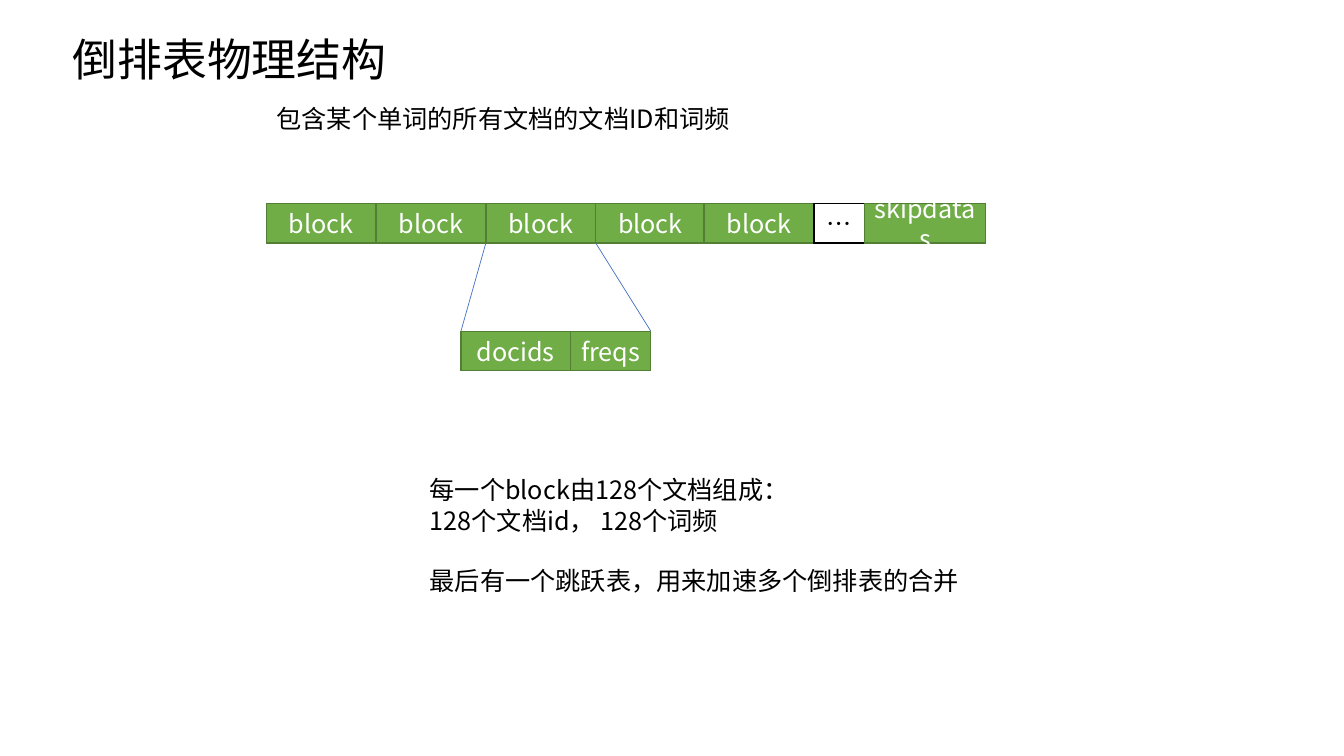
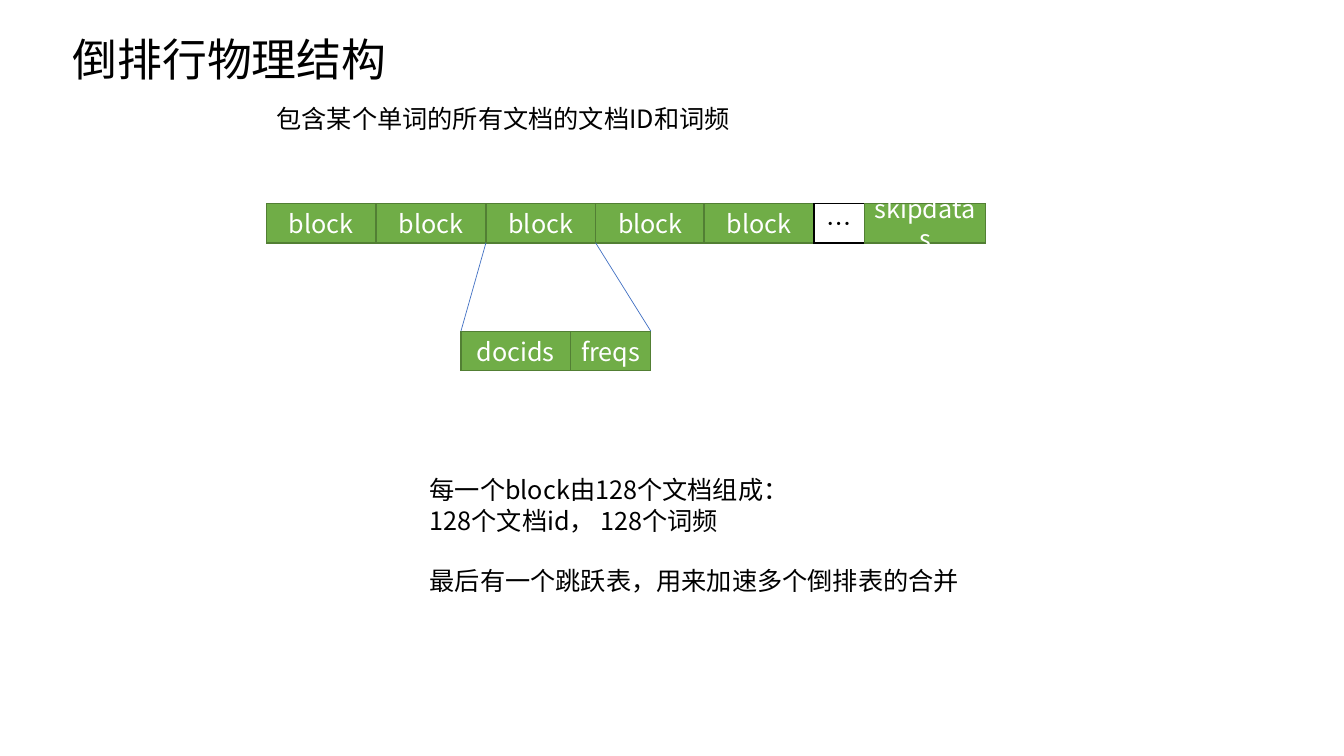
Before and after one commit to zouxiang1993/lucene-8.0.0, a slide deck: slide 11 of core/notes/lucene/codec/索引文件格式/Lucene索引文件.pptx (slide 15 before the commit). Drawn at 1344x756 pixels with LibreOffice and Linux fonts; fonts in the diff are those of the drawing. Boxes give left, top, right and bottom in pixels: in the first picture for what was removed or moved away, otherwise in the second. Text is boxed around its words. In the diff, an @@ line names an element or a change of style, - is before the commit and + after.

```diff
--- a/core/notes/lucene/codec/索引文件格式/Lucene索引文件.pptx
+++ b/core/notes/lucene/codec/索引文件格式/Lucene索引文件.pptx
@@ text at <box>73,38,387,80</box>: text changed @@
-倒排表物理结构
+倒排行物理结构
```
Also in this commit, not shown: 6 other slides changed, 7 slides added, 3 other files.
